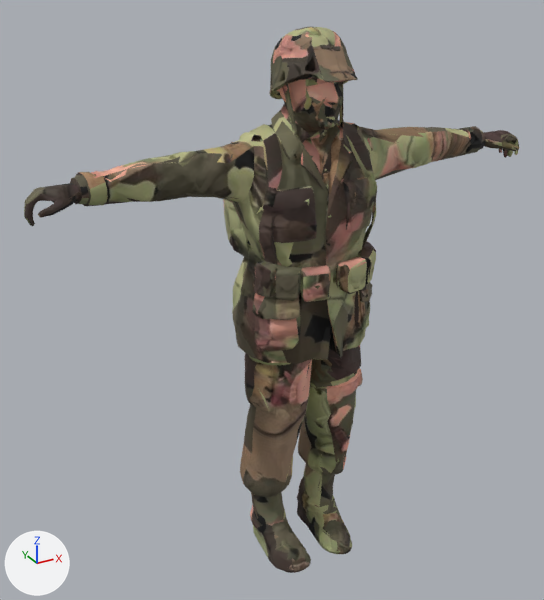
Renders of the glTF model packages/client/public/characters/meshy_wwiisoldier.glb from each side of a commit.
Before and after are seen from a camera (50 mm lens) standing at (-1.184, -2.005, 1.977) and looking at (-0.055, 0.048, 0.951). Arrows for +X, +Y and +Z are at lower left; the lights stay in place. The first picture is the older version. Vertices at exactly the same position are counted once.

The first picture shows 'meshy_wwiisoldier', 'meshy_wwiisoldier_lod'.
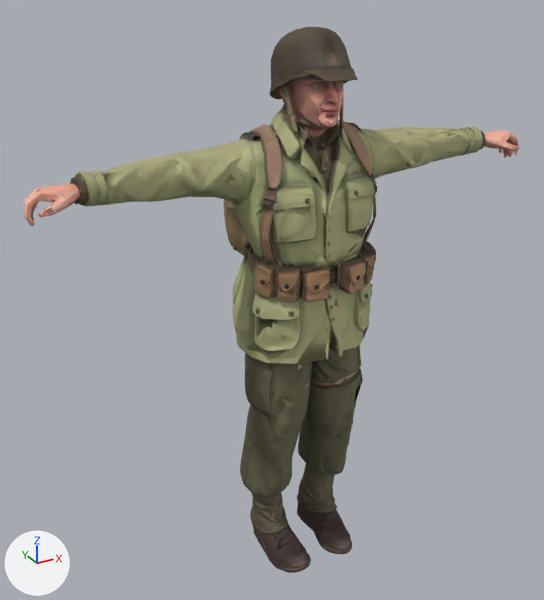
The change, as a list of edits to the scene's bpy script:
```text
Change me_meshy_wwiisoldier:
    where me_meshy_wwiisoldier.from_pydata(...)  # 5137 vertices, 10373 faces; spans x -0.85..0.85, y -0.28..0.28, z 0.0..1.83
    used by ob_meshy_wwiisoldier; location = (0.0, 0.0, 0.0)
    me_meshy_wwiisoldier part 1
    20 faces are deleted
    2 vertices move within x 0.08, y -0.14, z 1.55
    20 new faces join them
    me_meshy_wwiisoldier part 2: 10344 kept faces spanning x -0.85..0.85, y -0.28..0.28, z 0.0..1.83 get new texture (UV) coordinates
Change me_meshy_wwiisoldier_lod:
    used by ob_meshy_wwiisoldier_lod; location = (0.0, 0.0, 0.0)
    remove me_meshy_wwiisoldier_lod.from_pydata(...)  # 1251 vertices, 2583 faces; spans x -0.84..0.84, y -0.28..0.27, z 0.0..1.83
    add me_meshy_wwiisoldier_lod.from_pydata(...)  # 1250 vertices, 2581 faces; spans x -0.85..0.84, y -0.27..0.27, z 0.0..1.83
    me_meshy_wwiisoldier_lod part 3: 65 vertices moved from x -0.82..0.82, y -0.26..0.27, z 0.03..1.82 to x -0.82..0.82, y -0.26..0.27, z 0.02..1.82; 690 vertices removed from x -0.84..0.84, y -0.28..0.27, z 0.01..1.83; 689 vertices added at x -0.85..0.84, y -0.27..0.27, z 0.01..1.83
    me_meshy_wwiisoldier_lod part 4: 126 kept faces spanning x -0.64..0.84, y -0.27..0.15, z 0.0..1.77 get new texture (UV) coordinates
```

What differs and where, as boxes [x1, y1, x2, y2] in the pictures (544 x 600 px; the box of a moved part takes in the faces that stretch with it):
'meshy_wwiisoldier_lod', reshaped
    before: [30, 56, 518, 569]
    after: [31, 41, 517, 569]
part 1 of me_meshy_wwiisoldier, moved or reshaped
    before: [292, 116, 344, 135]
    after: [292, 120, 344, 135]
part 2 of me_meshy_wwiisoldier, surface changed
    both: [24, 27, 519, 573]
part 3 of me_meshy_wwiisoldier_lod, moved or reshaped
    before: [30, 56, 518, 569]
    after: [31, 41, 517, 569]
part 4 of me_meshy_wwiisoldier_lod, surface changed
    both: [152, 86, 373, 511]
